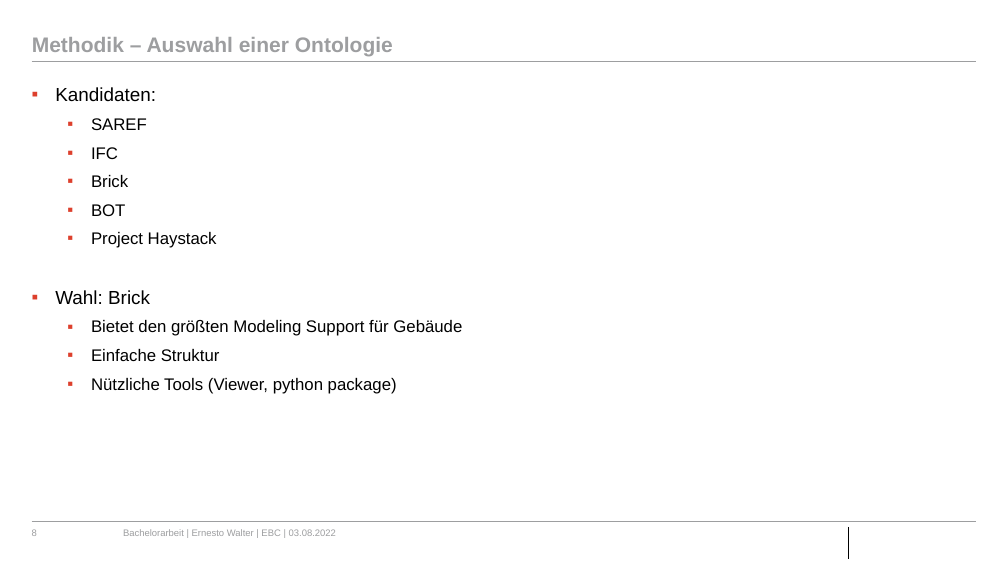
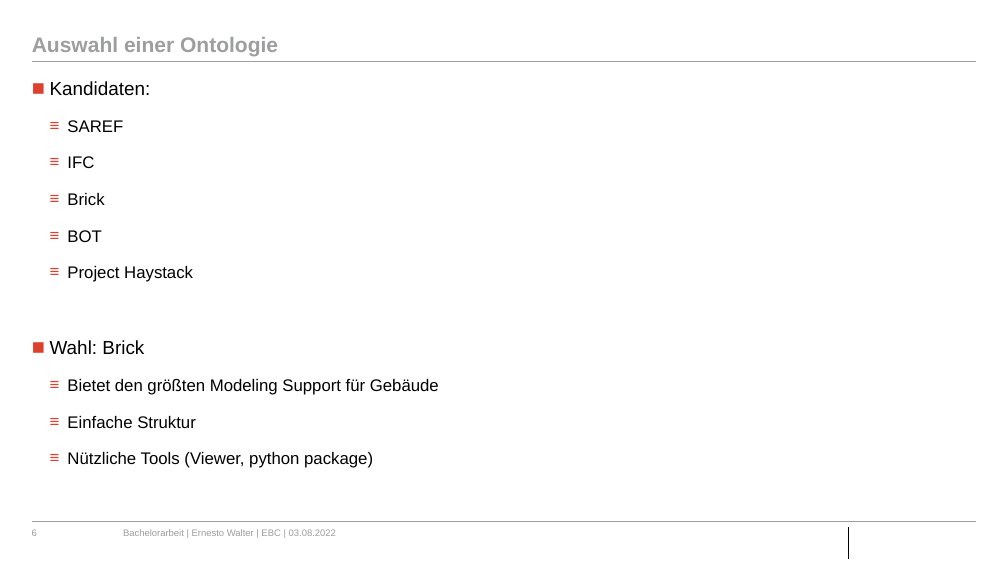
Before and after one commit to ErnestoVivas/FiBEM, a slide deck: slide 6 of docs/BA_Bergfest_Ernesto.pptx (slide 8 before the commit). Drawn at 1008x567 pixels with LibreOffice and Linux fonts; fonts in the diff are those of the drawing; background and template pictures are left out. Boxes give left, top, right and bottom in pixels: in the first picture for what was removed or moved away, otherwise in the second. Text is boxed around its words. In the diff, an @@ line names an element or a change of style, - is before the commit and + after.

```diff
--- a/docs/BA_Bergfest_Ernesto.pptx
+++ b/docs/BA_Bergfest_Ernesto.pptx
@@ title at (32,37,278,56): text changed @@
-Methodik – Auswahl einer Ontologie
+Auswahl einer Ontologie
@@ text "Kandidaten:" at (50,81,439,468): bullet ▪ to ■; line spacing 1 to 1.5; less space between paragraphs; bullet ▪ to ≡ @@
```
Also in this commit, not shown: 20 other slides changed, 3 slides added, 4 slides removed.
